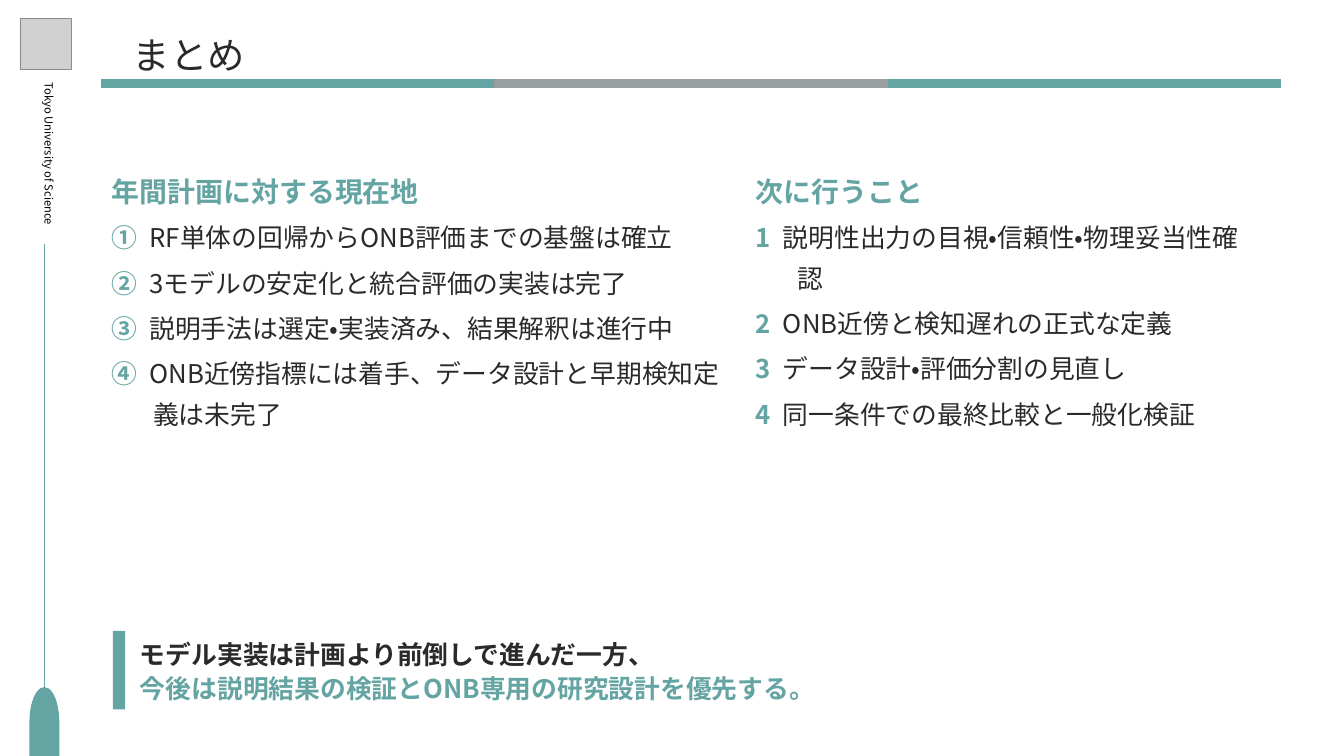
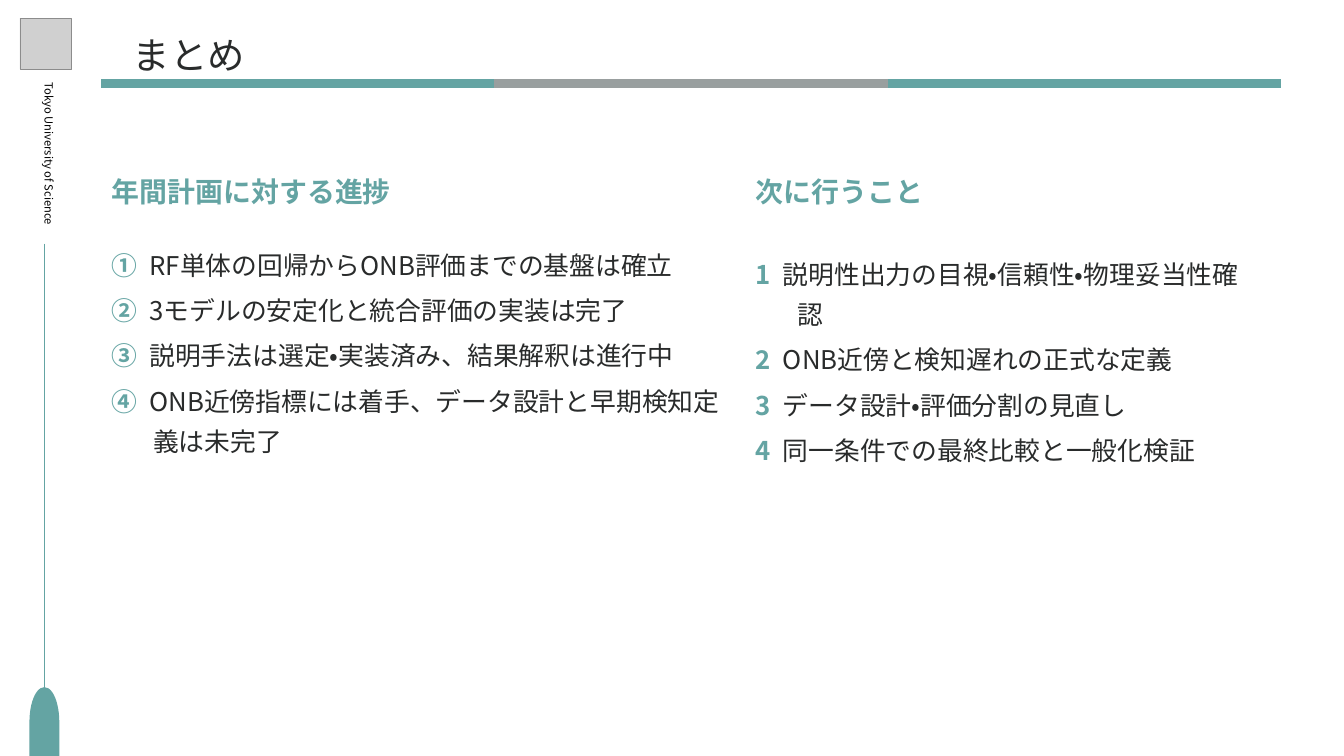
Before and after one commit to S-Riku-tus/university_research, a slide deck: slide 10 of 研究進捗報告/2026/724（中間発表）/研究進捗_柴崎陸_0724.pptx (slide 11 before the commit). Drawn at 1344x756 pixels with LibreOffice and Linux fonts; fonts in the diff are those of the drawing; grey boxes stand for pictures. Boxes give left, top, right and bottom in pixels: in the first picture for what was removed or moved away, otherwise in the second. Text is boxed around its words. In the diff, an @@ line names an element or a change of style, - is before the commit and + after.

```diff
--- a/研究進捗報告/2026/724（中間発表）/研究進捗_柴崎陸_0724.pptx
+++ b/研究進捗報告/2026/724（中間発表）/研究進捗_柴崎陸_0724.pptx
@@ text at [112, 178, 391, 205]: text changed @@
-年間計画に対する現在地
+年間計画に対する進捗
@@ text "次に行うこと" rewrapped from [756, 178, 1238, 426] to [756, 178, 1238, 462] @@
@@ text at [112, 253, 672, 278]: indent changed; line spacing 43.2pt to 38.9pt; less space between paragraphs @@
@@ rectangle removed at [113, 631, 125, 710] @@
@@ text removed at [140, 642, 815, 701] @@
-モデル実装は計画より前倒しで進んだ一方、
-今後は説明結果の検証とONB専用の研究設計を優先する。
```
Also in this commit, not shown: 4 other slides changed, 2 slides removed.
